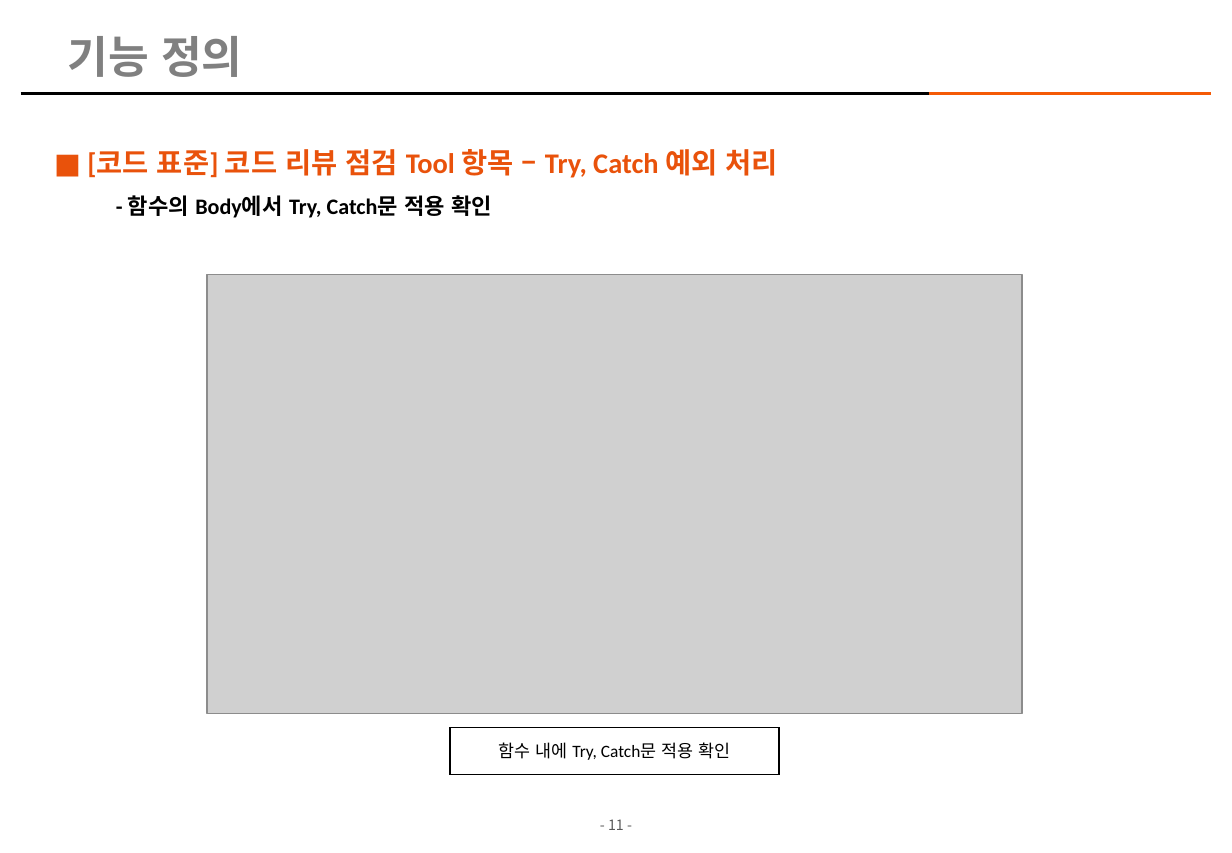
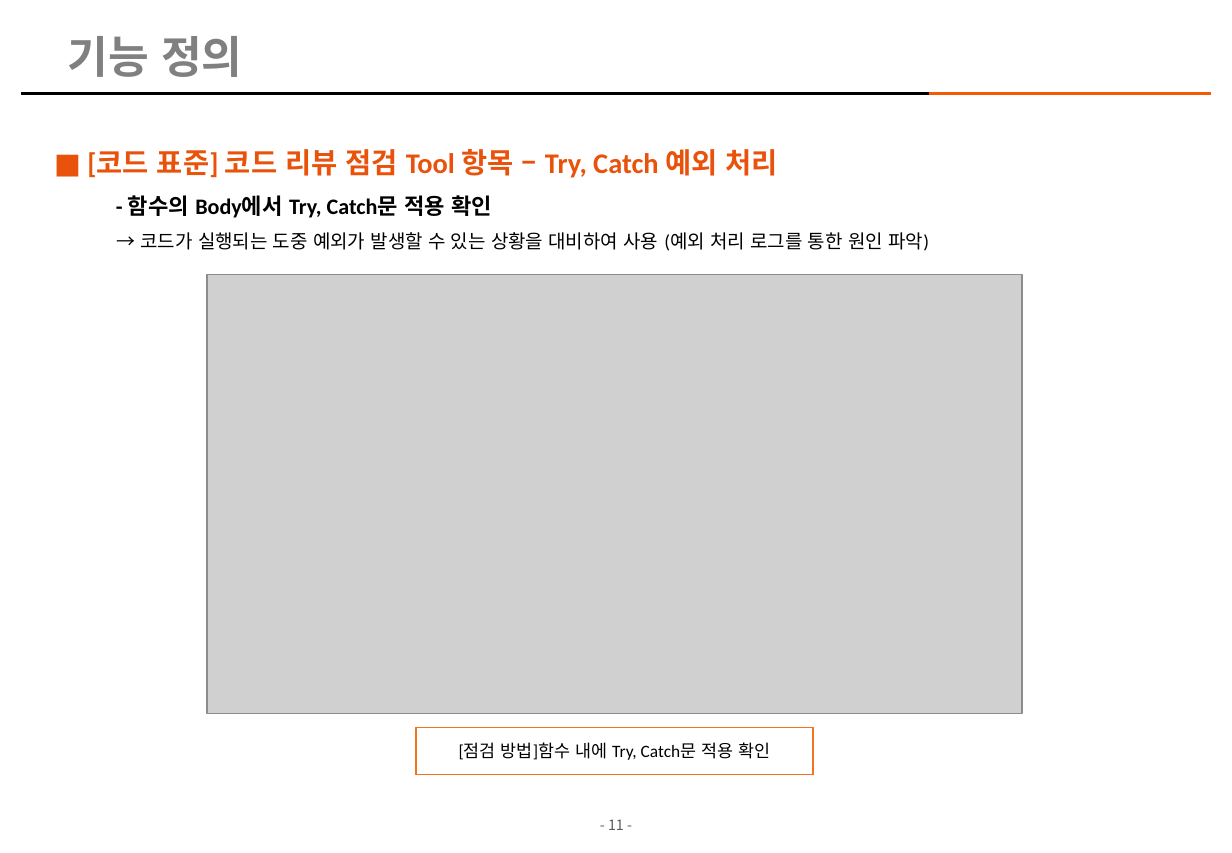
Before and after one commit to kimhopepa/PythonPjt, a slide deck: slide 11 of CodeReviewTool/doc/CodeReview_점검_Tool_개발계획서_rev07.pptx. Drawn at 1232x853 pixels with LibreOffice and Linux fonts; fonts in the diff are those of the drawing; grey boxes stand for pictures; background and template pictures are left out. Boxes give left, top, right and bottom in pixels: in the first picture for what was removed or moved away, otherwise in the second. Text is boxed around its words. In the diff, an @@ line names an element or a change of style, - is before the commit and + after.

```diff
--- a/CodeReviewTool/doc/CodeReview_점검_Tool_개발계획서_rev07.pptx
+++ b/CodeReviewTool/doc/CodeReview_점검_Tool_개발계획서_rev07.pptx
@@ text at box(128, 195, 929, 251): text changed; size 14 to 12 pt; bold off @@
-      - 함수의 Body에서 Try, Catch문 적용 확인
+      - 함수의 Body에서 Try, Catch문 적용 확인
+      → 코드가 실행되는 도중 예외가 발생할 수 있는 상황을 대비하여 사용 (예외 처리 로그를 통한 원인 파악)
@@ rectangle "[점검 방법]함수 내에 Try, Catch문 ...": place and size @@
-rectangle "[점검 방법]함수 내에 Try, Catch문 ..." at box(450, 728, 779, 775)
+rectangle "[점검 방법]함수 내에 Try, Catch문 ..." at box(416, 728, 813, 775)
@@ rectangle "[점검 방법]함수 내에 Try, Catch문 ..." at box(416, 728, 813, 775): outline #000000 1 pt to #F47320 1 pt @@
@@ text in rectangle at box(459, 742, 770, 760): text changed @@
-함수 내에 Try, Catch문 적용 확인
+[점검 방법]함수 내에 Try, Catch문 적용 확인
```
Also in this commit, not shown: 10 other slides changed, 2 other files.
